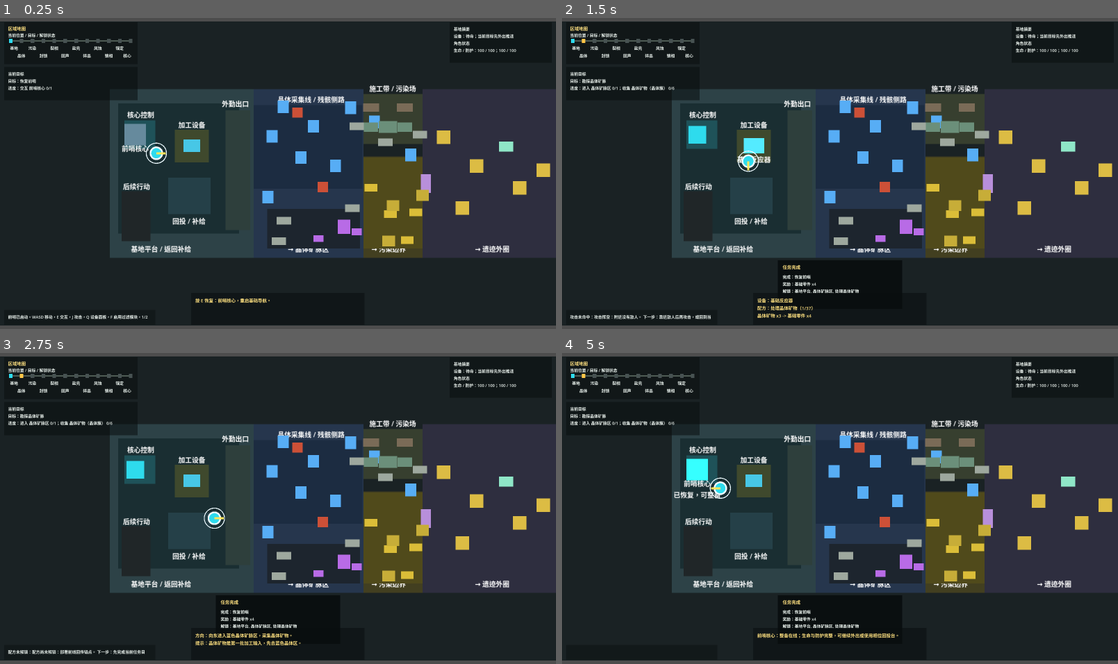
Above: before the commit, frames 1-4 (two rows, left to right).
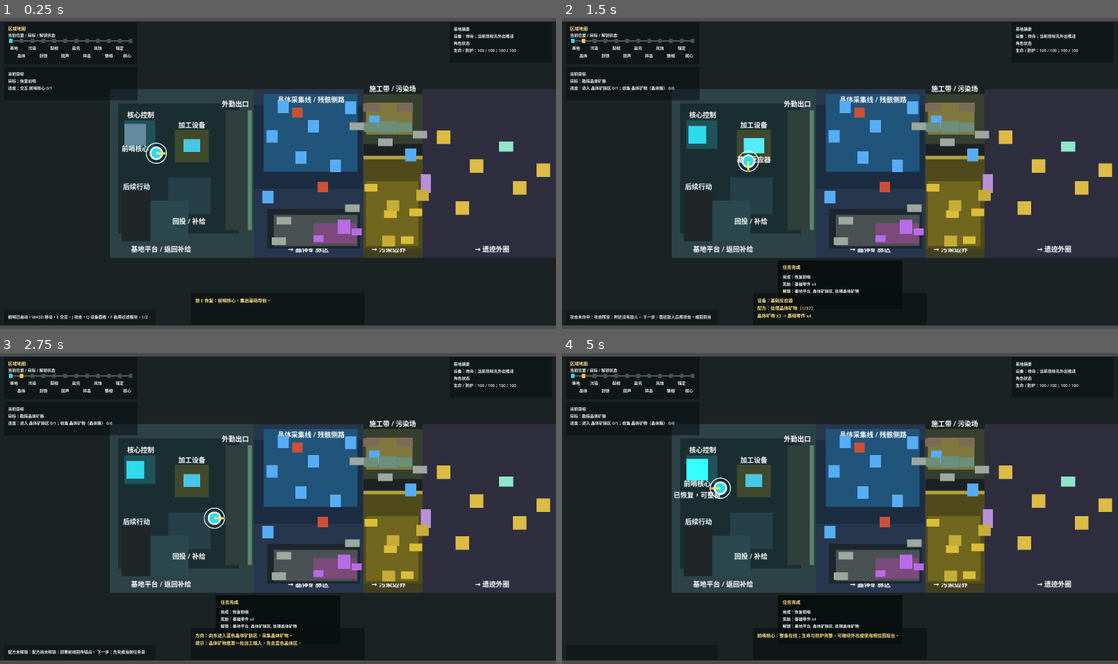
Above: after the commit, the same moments.

Repository: laugh0608/RadishCatalyst
Game: Godot game, scene res://scenes/boot/Boot.tscn
Same seed, same stepped clock (60 frames per second), same inputs: the game is played once before the commit and once after it.
Inputs (mouse positions are in pixels of both pictures, inside the frame that each line leads up to):
- Up to frame 1 (0.25 s): no input
- Up to frame 2 (1.5 s): tap Enter at 0.5 s; move the mouse to (962, 157) at 0.52 s; hold D (move_right) 0.53-1.28 s; tap E (interact) at 0.6 s; click (962, 157) at 0.67 s; move the mouse to (728, 189) at 1.27 s; hold S (move_down) from 1.28 s (still down); tap J (attack) at 1.35 s
- Up to frame 3 (2.75 s): tap E (interact) at 1.55, 2.3 s; move the mouse to (333, 440) at 2.02 s; release S (move_down) at 2.03 s; hold D (move_right) from 2.03 s (still down); hold R (cycle_recipe) from 2.03 s (still down)
- Up to frame 4 (5 s): move the mouse to (812, 570) at 2.77 s; release D (move_right) at 2.78 s; release R (cycle_recipe) at 2.78 s; hold W (move_up) 2.78-3.53 s; tap E (interact) at 2.85, 3.8, 4.55 s; click (812, 570) at 2.92 s; move the mouse to (1006, 555) at 3.52 s; hold A (move_left) from 3.53 s (still down); tap Q (toggle_device_panel) at 3.6 s; move the mouse to (673, 461) at 4.27 s; tap F (toggle_module) at 4.35 s

The runs differ from the first frame. In frame 1, 7.7% of the frame differs, in the area x 27-76%, y 24-74%; in frame 2, 7.7%; in frame 3, 7.7%; in frame 4, 7.7%.

Commit message:
feat: 完成开局场景对象层第一包

Diff:
--- a/client/scenes/maps/VerticalSliceMap.tscn
+++ b/client/scenes/maps/VerticalSliceMap.tscn
@@ -211,6 +211,13 @@
 offset_bottom = -58.0
 color = Color(0.122, 0.322, 0.349, 1)
 
+[node name="BaseCoreObjectMarker" type="ColorRect" parent="OpeningSceneLayer"]
+offset_left = -316.0
+offset_top = -108.0
+offset_right = -284.0
+offset_bottom = -76.0
+color = Color(0.34, 0.46, 0.52, 1)
+
 [node name="BaseCorePadLabel" type="Label" parent="OpeningSceneLayer"]
 offset_left = -334.0
 offset_top = -152.0
@@ -226,6 +233,13 @@
 offset_bottom = -26.0
 color = Color(0.249, 0.286, 0.176, 1)
 
+[node name="BaseReactorObjectMarker" type="ColorRect" parent="OpeningSceneLayer"]
+offset_left = -186.0
+offset_top = -82.0
+offset_right = -146.0
+offset_bottom = -52.0
+color = Color(0.576, 0.45, 0.212, 1)
+
 [node name="BaseReactorPadLabel" type="Label" parent="OpeningSceneLayer"]
 offset_left = -222.0
 offset_top = -128.0
@@ -241,6 +255,13 @@
 offset_bottom = 96.0
 color = Color(0.145, 0.251, 0.282, 1)
 
+[node name="BaseSupplyObjectRail" type="ColorRect" parent="OpeningSceneLayer"]
+offset_left = -328.0
+offset_top = 64.0
+offset_right = -174.0
+offset_bottom = 160.0
+color = Color(0.169, 0.282, 0.306, 1)
+
 [node name="BaseSupplyPadLabel" type="Label" parent="OpeningSceneLayer"]
 offset_left = -230.0
 offset_top = 100.0
@@ -271,6 +292,13 @@
 offset_bottom = 134.0
 color = Color(0.18, 0.247, 0.235, 1)
 
+[node name="BaseExitThresholdLine" type="ColorRect" parent="OpeningSceneLayer"]
+offset_left = -34.0
+offset_top = -150.0
+offset_right = -24.0
+offset_bottom = 134.0
+color = Color(0.337, 0.525, 0.431, 1)
+
 [node name="BaseExitLaneLabel" type="Label" parent="OpeningSceneLayer"]
 offset_left = -112.0
 offset_top = -178.0
@@ -286,6 +314,13 @@
 offset_bottom = 36.0
 color = Color(0.109, 0.173, 0.255, 1)
 
+[node name="CrystalMainVeinTrack" type="ColorRect" parent="OpeningSceneLayer"]
+offset_left = 4.0
+offset_top = -188.0
+offset_right = 226.0
+offset_bottom = -4.0
+color = Color(0.125, 0.329, 0.478, 1)
+
 [node name="CrystalScrapPocket" type="ColorRect" parent="OpeningSceneLayer"]
 offset_left = 12.0
 offset_top = 84.0
@@ -293,6 +328,20 @@
 offset_bottom = 178.0
 color = Color(0.114, 0.145, 0.18, 1)
 
+[node name="CrystalSalvageObjectPocket" type="ColorRect" parent="OpeningSceneLayer"]
+offset_left = 28.0
+offset_top = 98.0
+offset_right = 226.0
+offset_bottom = 172.0
+color = Color(0.286, 0.318, 0.322, 1)
+
+[node name="CrystalAnomalyPocketMarker" type="ColorRect" parent="OpeningSceneLayer"]
+offset_left = 122.0
+offset_top = 118.0
+offset_right = 224.0
+offset_bottom = 166.0
+color = Color(0.478, 0.294, 0.478, 1)
+
 [node name="CrystalEntryLabel" type="Label" parent="OpeningSceneLayer"]
 offset_left = 12.0
 offset_top = -188.0
@@ -308,12 +357,40 @@
 offset_bottom = -70.0
 color = Color(0.216, 0.247, 0.184, 1)
 
+[node name="PollutionConstructionObjectBand" type="ColorRect" parent="OpeningSceneLayer"]
+offset_left = 246.0
+offset_top = -168.0
+offset_right = 356.0
+offset_bottom = -92.0
+color = Color(0.502, 0.471, 0.247, 1)
+
+[node name="PollutionFilterObjectMarker" type="ColorRect" parent="OpeningSceneLayer"]
+offset_left = 276.0
+offset_top = -124.0
+offset_right = 320.0
+offset_bottom = -96.0
+color = Color(0.431, 0.573, 0.275, 1)
+
 [node name="PollutionDangerField" type="ColorRect" parent="OpeningSceneLayer"]
 offset_left = 240.0
 offset_top = -38.0
 offset_right = 380.0
 offset_bottom = 178.0
 color = Color(0.312, 0.29, 0.106, 1)
+
+[node name="PollutionDangerBoundaryLine" type="ColorRect" parent="OpeningSceneLayer"]
+offset_left = 240.0
+offset_top = -42.0
+offset_right = 380.0
+offset_bottom = -34.0
+color = Color(0.706, 0.635, 0.231, 1)
+
+[node name="PollutionResidueObjectPocket" type="ColorRect" parent="OpeningSceneLayer"]
+offset_left = 246.0
+offset_top = 18.0
+offset_right = 370.0
+offset_bottom = 172.0
+color = Color(0.443, 0.4, 0.118, 1)
 
 [node name="PollutionBeltLabel" type="Label" parent="OpeningSceneLayer"]
 offset_left = 238.0
--- a/client/scripts/checks/first_hour_readability_check.gd
+++ b/client/scripts/checks/first_hour_readability_check.gd
@@ -30,13 +30,34 @@
 	var layer := map.get_node("OpeningSceneLayer") as Node2D
 	var base_deck := map.get_node("OpeningSceneLayer/BaseDeckFloor") as ColorRect
 	var core_pad := map.get_node("OpeningSceneLayer/BaseCorePad") as ColorRect
+	var core_marker := map.get_node("OpeningSceneLayer/BaseCoreObjectMarker") as ColorRect
 	var reactor_pad := map.get_node("OpeningSceneLayer/BaseReactorPad") as ColorRect
+	var reactor_marker := map.get_node("OpeningSceneLayer/BaseReactorObjectMarker") as ColorRect
 	var supply_pad := map.get_node("OpeningSceneLayer/BaseSupplyPad") as ColorRect
+	var supply_rail := map.get_node("OpeningSceneLayer/BaseSupplyObjectRail") as ColorRect
 	var exit_lane := map.get_node("OpeningSceneLayer/BaseExitLane") as ColorRect
+	var exit_threshold := map.get_node("OpeningSceneLayer/BaseExitThresholdLine") as ColorRect
 	var crystal_entry := map.get_node("OpeningSceneLayer/CrystalEntryGround") as ColorRect
+	var crystal_vein_track := map.get_node("OpeningSceneLayer/CrystalMainVeinTrack") as ColorRect
 	var crystal_scrap := map.get_node("OpeningSceneLayer/CrystalScrapPocket") as ColorRect
+	var crystal_salvage_pocket := map.get_node("OpeningSceneLayer/CrystalSalvageObjectPocket") as ColorRect
+	var anomaly_pocket := map.get_node("OpeningSceneLayer/CrystalAnomalyPocketMarker") as ColorRect
 	var pollution_safe := map.get_node("OpeningSceneLayer/PollutionSafeConstructionBelt") as ColorRect
+	var pollution_construction_band := map.get_node("OpeningSceneLayer/PollutionConstructionObjectBand") as ColorRect
+	var pollution_filter_marker := map.get_node("OpeningSceneLayer/PollutionFilterObjectMarker") as ColorRect
 	var pollution_danger := map.get_node("OpeningSceneLayer/PollutionDangerField") as ColorRect
+	var pollution_boundary := map.get_node("OpeningSceneLayer/PollutionDangerBoundaryLine") as ColorRect
+	var pollution_residue_pocket := map.get_node("OpeningSceneLayer/PollutionResidueObjectPocket") as ColorRect
+	var outpost_core := map.get_node("Interactables/OutpostCore") as PrototypeInteractable
+	var basic_reactor := map.get_node("Interactables/BasicReactor") as PrototypeInteractable
+	var supply_choice := map.get_node("Interactables/BaseSupplyChoiceConsole") as PrototypeInteractable
+	var crystal_cluster := map.get_node("Interactables/CrystalCluster") as PrototypeInteractable
+	var rich_crystal := map.get_node("Interactables/RichCrystalVeinNorth") as PrototypeInteractable
+	var field_wreckage := map.get_node("Interactables/FieldWreckageNorth") as PrototypeInteractable
+	var anomaly := map.get_node("Interactables/AnomalyCrystal") as PrototypeInteractable
+	var rough_ground := map.get_node("Interactables/RoughGroundNorth") as PrototypeInteractable
+	var filter_site := map.get_node("Interactables/PollutionFilterBuildSite") as PrototypeInteractable
+	var pollution_residue := map.get_node("Interactables/PollutionResidueDeep") as PrototypeInteractable
 	host._expect_equal(layer != null, true, "opening scene readability layer exists")
 	host._expect_equal(
 		base_deck.offset_left <= VerticalSliceMap.PLAY_BOUNDS_MIN.x + 24.0
@@ -50,9 +71,22 @@
 		"opening scene base pads read core to manufacturing to exit"
 	)
 	host._expect_equal(
+		_is_rect_covering_position(core_marker, outpost_core.position)
+			and _is_rect_covering_position(reactor_marker, basic_reactor.position)
+			and _is_rect_covering_position(supply_rail, supply_choice.position),
+		true,
+		"opening scene object markers align with base interactables"
+	)
+	host._expect_equal(
 		supply_pad.offset_top > reactor_pad.offset_top,
 		true,
 		"opening scene supply pad sits as a lower return lane"
+	)
+	host._expect_equal(
+		exit_threshold.offset_left >= VerticalSliceMap.CRYSTAL_GATE_RETURN_X
+			and exit_threshold.offset_right <= VerticalSliceMap.CRYSTAL_REGION_X,
+		true,
+		"opening scene exit threshold sits at the crystal route edge"
 	)
 	host._expect_equal(
 		crystal_entry.offset_left >= VerticalSliceMap.CRYSTAL_REGION_X
@@ -61,9 +95,21 @@
 		"opening scene crystal entry stays inside crystal region"
 	)
 	host._expect_equal(
+		_is_rect_covering_position(crystal_vein_track, crystal_cluster.position)
+			and _is_rect_covering_position(crystal_vein_track, rich_crystal.position),
+		true,
+		"opening scene crystal vein track covers the first resource route"
+	)
+	host._expect_equal(
 		crystal_scrap.offset_top > crystal_entry.offset_bottom,
 		true,
 		"opening scene crystal scrap pocket is visually separate from main mining lane"
+	)
+	host._expect_equal(
+		_is_rect_covering_position(crystal_salvage_pocket, field_wreckage.position)
+			and _is_rect_covering_position(anomaly_pocket, anomaly.position),
+		true,
+		"opening scene salvage and anomaly pockets align with side objects"
 	)
 	host._expect_equal(
 		pollution_safe.offset_top < VerticalSliceMap.POLLUTION_DEEP_Y
@@ -71,7 +117,37 @@
 		true,
 		"opening scene pollution belt separates safe construction from danger field"
 	)
-	map.free()
+	host._expect_equal(
+		_is_rect_covering_position(pollution_construction_band, rough_ground.position)
+			and _is_rect_covering_position(pollution_filter_marker, filter_site.position),
+		true,
+		"opening scene construction band aligns with clear and build objects"
+	)
+	host._expect_equal(
+		pollution_boundary.offset_top <= VerticalSliceMap.POLLUTION_DEEP_Y
+			and pollution_boundary.offset_bottom >= VerticalSliceMap.POLLUTION_DEEP_Y
+			and pollution_boundary.offset_left == VerticalSliceMap.POLLUTION_REGION_X,
+		true,
+		"opening scene danger boundary marks the pollution depth line"
+	)
+	host._expect_equal(
+		_is_rect_covering_position(pollution_residue_pocket, pollution_residue.position)
+			and pollution_residue_pocket.offset_top > VerticalSliceMap.POLLUTION_DEEP_Y,
+		true,
+		"opening scene residue pocket stays inside the dangerous pollution field"
+	)
+	map.free()
+
+
+func _is_rect_covering_position(rect: ColorRect, position: Vector2) -> bool:
+	if rect == null:
+		return false
+	return (
+		rect.offset_left <= position.x
+		and rect.offset_right >= position.x
+		and rect.offset_top <= position.y
+		and rect.offset_bottom >= position.y
+	)
 
 
 func _check_general_interaction_prompts() -> void:
Not shown, changed: docs/devlogs/2026-W23.md
Not shown, changed: docs/planning/current.md
Not shown, changed: docs/planning/daily-start.md
